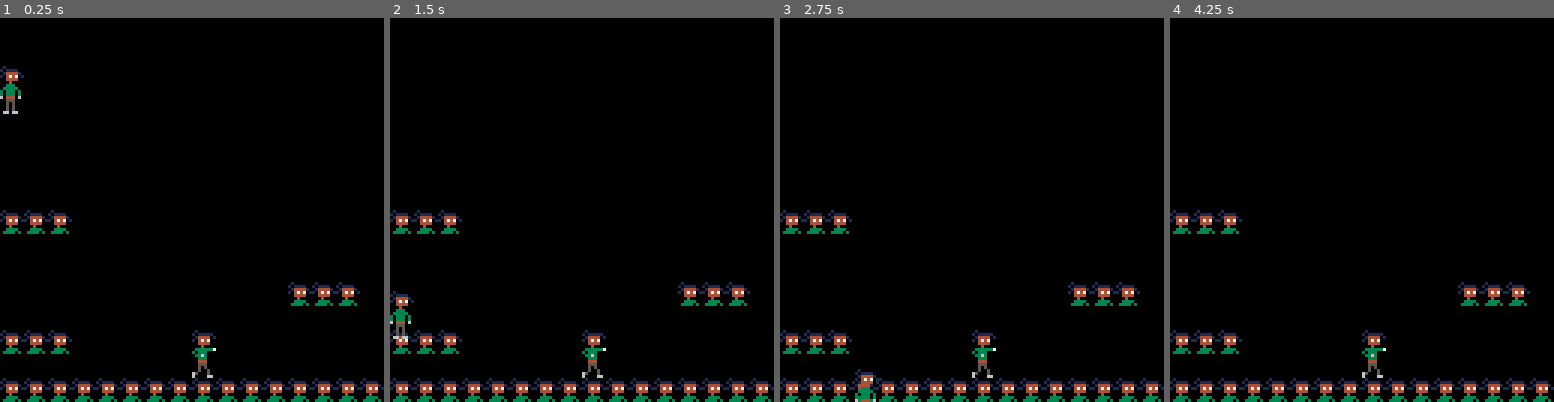
Above: before the commit, frames 1-4 (left to right).
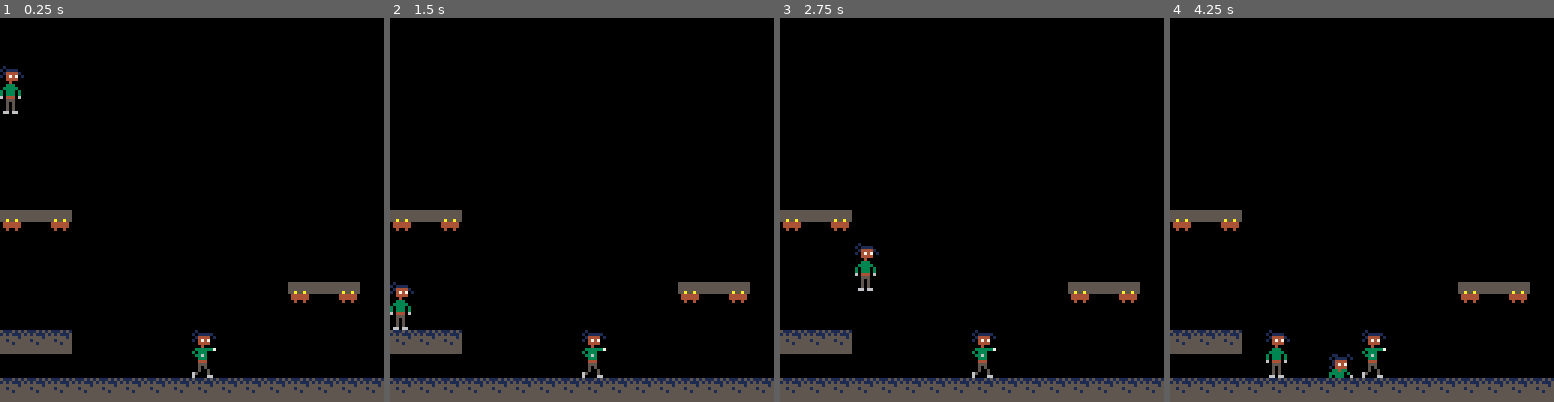
Above: after the commit, the same moments.

Repository: xMunchy/Mirror_Image
Game: PICO-8 cartridge sprites.p8
The game is run twice, just before and just after one commit, with the same random seed, the same clock (stepped at 60 frames per second) and the same inputs.
Inputs:
- Up to frame 1 (0.25 s): no input
- Up to frame 2 (1.5 s): tap O (Z key) at 0.7 s
- Up to frame 3 (2.75 s): hold Right 1.6-2.1 s; tap O (Z key) at 1.7, 2.1, 2.5 s; hold Up 2.15-2.42 s; hold Right from 2.47 s (still down)
- Up to frame 4 (4.25 s): tap O (Z key) every 0.4 s from 2.9 to 4.1 s; release Right at 3.03 s; hold Left 3.08-3.58 s; hold Down 3.63-3.97 s; hold Right from 4.02 s (still down)

The runs differ from the first frame. In frame 1, 8.5% of the frame differs, in the area x 0-100%, y 50-100%; in frame 2, 8.9%; in frame 3, 8.9%; in frame 4, 9.1%.

Commit message:
Some basic background stuff
more floor tiles, platform tiles

Diff:
--- a/sprites.p8
+++ b/sprites.p8
@@ -387,8 +387,16 @@
 
 
 
+…(8 lines of a section not shown)…
 __gff__
-0000000000000000000000000000000000000000000000000000000000000000000000000000000000000000000000000000000000000000000000000000000001000000000000000000000000000000010000000000000000000000000000000000000000000000000000000000000000000000000000000000000000000000
+0000000000000000000000000000000000000000000000000000000000000000000000000000000000000000000000000000000000000000000000000000000001000000000000000000000000000000010000000000000000000000000000000100000000000000000000000000000000000000000000000000000000000000
 0000000000000000000000000000000000000000000000000000000000000000000000000000000000000000000000000000000000000000000000000000000000000000000000000000000000000000000000000000000000000000000000000000000000000000000000000000000000000000000000000000000000000000
 __map__
 0000000000000000000000000000000000000000000000000000000000000000000000000000000000000000000000000000000000000000000000000000000000000000000000000000000000000000000000000000000000000000000000000000000000000000000000000000000000000000000000000000000000000000
@@ -397,13 +405,13 @@
 0000000000000000000000000000000000000000000000000000000000000000000000000000000000000000000000000000000000000000000000000000000000000000000000000000000000000000000000000000000000000000000000000000000000000000000000000000000000000000000000000000000000000000
 0000000000000000000000000000000000000000000000000000000000000000000000000000000000000000000000000000000000000000000000000000000000000000000000000000000000000000000000000000000000000000000000000000000000000000000000000000000000000000000000000000000000000000
 0000000000000000000000000000000000000000000000000000000000000000000000000000000000000000000000000000000000000000000000000000000000000000000000000000000000000000000000000000000000000000000000000000000000000000000000000000000000000000000000000000000000000000
-0000000000000000000000000000000000000000000000000000000000000000000000000000000000000000000000000000000000000000000000000000000000000000000000000000000000000000000000000000000000000000000000000000000000000000000000000000000000000000000000000000000000000000
-0000000000000000000000000000000000000000000000000000000000000000000000000000000000000000000000000000000000000000000000000000000000000000000000000000000000000000000000000000000000000000000000000000000000000000000000000000000000000000000000000000000000000000
-0303030000000000000000000000000000000000000000000000000000000000000000000000000000000000000000000000000000000000000000000000000000000000000000000000000000000000000000000000000000000000000000000000000000000000000000000000000000000000000000000000000000000000
-0000000000000000000000000000000000000000000000000000000000000000000000000000000000000000000000000000000000000000000000000000000000000000000000000000000000000000000000000000000000000000000000000000000000000000000000000000000000000000000000000000000000000000
-0000000000000000000000000000000000000000000000000000000000000000000000000000000000000000000000000000000000000000000000000000000000000000000000000000000000000000000000000000000000000000000000000000000000000000000000000000000000000000000000000000000000000000
-0000000000000000000000000303030000000000000000000000000000000000000000000000000000000000000000000000000000000000000000000000000000000000000000000000000000000000000000000000000000000000000000000000000000000000000000000000000000000000000000000000000000000000
-0000000000000000000000000000000000000000000000000000000000000000000000000000000000000000000000000000000000000000000000000000000000000000000000000000000000000000000000000000000000000000000000000000000000000000000000000000000000000000000000000000000000000000
-0303030000000000000000000000000000000000000000000000000000000000000000000000000000000000000000000000000000000000000000000000000000000000000000000000000000000000000000000000000000000000000000000000000000000000000000000000000000000000000000000000000000000000
-0000000000000000000000000000000000000000000000000000000000000000000000000000000000000000000000000000000000000000000000000000000000000000000000000000000000000000000000000000000000000000000000000000000000000000000000000000000000000000000000000000000000000000
-0303030303030303030303030303030300000000000000000000000000000000000000000000000000000000000000000000000000000000000000000000000000000000000000000000000000000000000000000000000000000000000000000000000000000000000000000000000000000000000000000000000000000000
+00000000000000000000000000000000000000000000000000000000004400000000000000000b0000000000000000000000000000000000000000000000000000000000000000000000000000000000000000000000000000000000000000000000000000000000000000000000000000000000000000000000000000000000
+00000000000000000000000000000000000000000000000000000000005400000054000000001b0000000000000000000000000000000000000000000000000000000000000000000000000000000000000000000000000000000000000000000000000000000000000000000000000000000000000000000000000000000000
+4151410000000000000000000000000000000000000000000000000800540000445400000042420000000000000000000000000000000000000000000000000000000000000000000000000000000000000000000000000000000000000000000000000000000000000000000000000000000000000000000000000000000000
+0000000045000000000000000000000000000000000000000000001800640000646400000052520000000000000000000000000000000000000000000000000000000000000000000000000000000000000000000000000000000000000000000000000000000000000000000000000000000000000000000000000000000000
+0000000045000000000000000000000000000000000000000040434343434242424242000000000000000000000000000000000000000000000000000000000000000000000000000000000000000000000000000000000000000000000000000000000000000000000000000000000000000000000000000000000000000000
+0000000000000000000000004151410000000000000000004050505050505252525252000000000000000000000000000000000000000000000000000000000000000000000000000000000000000000000000000000000000000000000000000000000000000000000000000000000000000000000000000000000000000000
+0000000000000000000000000000000000000000000000405050505050505252525252000000000000000000000000000000000000000000000000000000000000000000000000000000000000000000000000000000000000000000000000000000000000000000000000000000000000000000000000000000000000000000
+4040400000000000000000000000000000000000000040505050505051515252525252000000000000000000000000000000000000000000000000000000000000000000000000000000000000000000000000000000000000000000000000000000000000000000000000000000000000000000000000000000000000000000
+0000000000000000000000000000000000000000004050505050505000000000000000000000000000000000000000000000000000000000000000000000000000000000000000000000000000000000000000000000000000000000000000000000000000000000000000000000000000000000000000000000000000000000
+4040404040404040404040404040404040404040406060606060505051515141515141515151515100000000000000000000000000000000000000000000000000000000000000000000000000000000000000000000000000000000000000000000000000000000000000000000000000000000000000000000000000000000
Not shown, changed: 24 lines of the sprite sheet (__gfx__) section of sprites.p8
